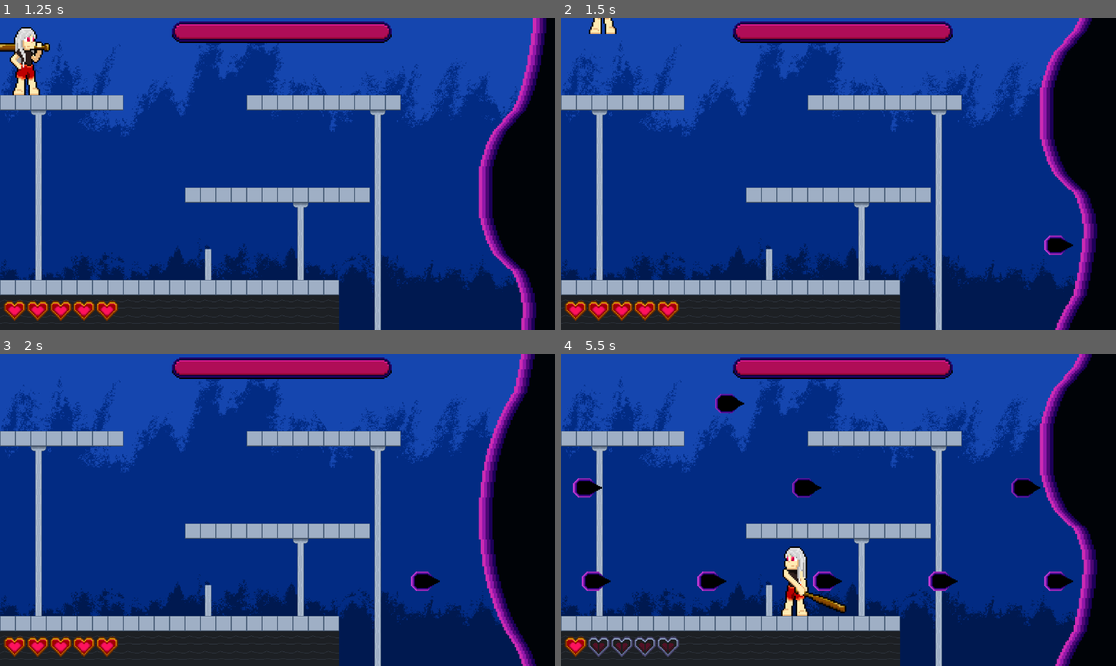
Above: before the commit, frames 1-4 (two rows, left to right).
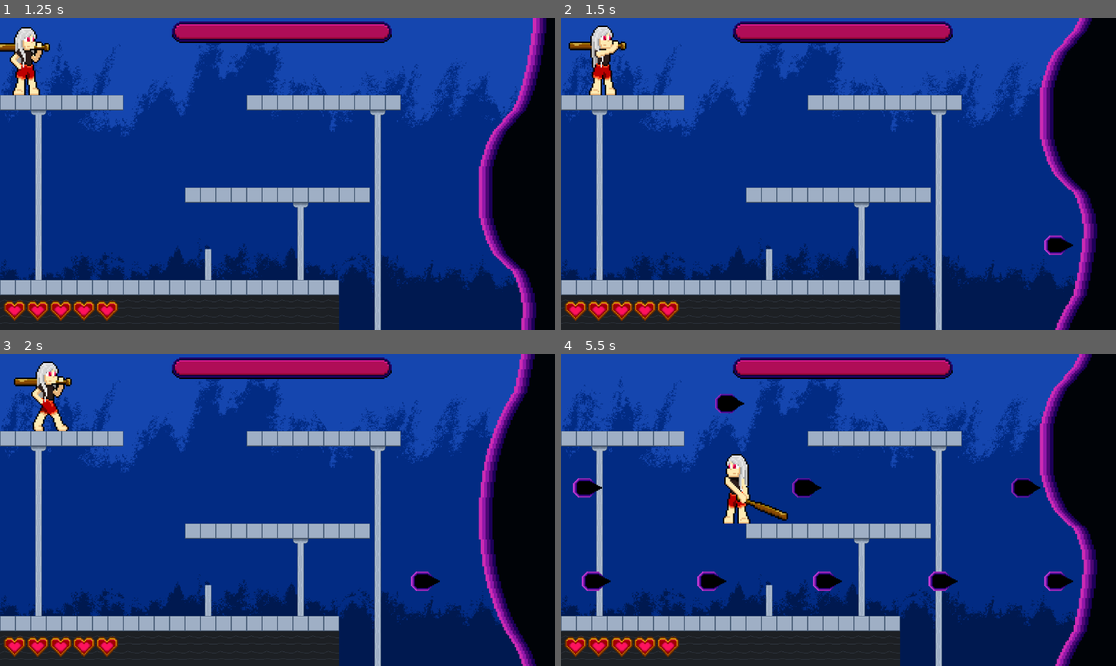
Above: after the commit, the same moments.

Repository: maribrincadeirinhas-max/Zynthera
Game: Godot game, scene res://cenas/menu.tscn
Two runs of this game, one before a commit and one after it. Both use one fixed random seed, a clock stepped at 60 frames per second and the inputs below.
Inputs (mouse positions are in pixels of both pictures, inside the frame that each line leads up to):
- Up to frame 1 (1.25 s): click "Jogar" at 0.5 s
- Up to frame 2 (1.5 s): tap Enter (ui_accept) at 1.25 s; move the mouse to (960, 158) at 1.27 s; hold D (direita) from 1.28 s (still down); tap J (ataque_jogador) at 1.35 s
- Up to frame 3 (2 s): keep holding D (direita); tap W (pulo) at 1.52, 1.82 s; tap Enter (ui_accept) at 1.55 s
- Up to frame 4 (5.5 s): move the mouse to (727, 525) at 2.02 s; tap Enter (ui_accept) at 2.1, 3.8, 4.35 s; tap W (pulo) at 2.27, 2.3, 2.57, 2.85, 3.77, 4.07, 4.52, 4.55, 4.82, 5.27 s; move the mouse to (894, 441) at 2.77 s; release D (direita) at 2.78 s; hold A (esquerda) 2.78-3.53 s; tap J (ataque_jogador) at 3.05, 3.6, 5.1 s; move the mouse to (810, 572) at 3.52 s; hold D (direita) 3.53-5.03 s; move the mouse to (1005, 556) at 4.27 s; move the mouse to (672, 463) at 5.02 s; hold A (esquerda) from 5.03 s (still down)

Frame 1 is identical in both runs. In frame 2, 1.1% of the frame differs, in the area x 1-12%, y 0-25%; in frame 3, 1.1%; in frame 4, 2.8%, in the area x 4-52%, y 32-98%.

Commit message:
Arrumando alguns bugs

Diff:
--- a/cenas/coracoes.tscn
+++ b/cenas/coracoes.tscn
@@ -50,7 +50,7 @@
 "speed": 5.0
 }]
 
-[node name="AnimatedSprite2D" type="AnimatedSprite2D" unique_id=1166553956]
+[node name="AnimatedSprite2D" type="AnimatedSprite2D"]
 texture_filter = 3
 position = Vector2(80, 16)
 sprite_frames = SubResource("SpriteFrames_lhkmy")
--- a/cenas/fase1.tscn
+++ b/cenas/fase1.tscn
@@ -15,20 +15,8 @@
 0:0/0/physics_layer_0/polygon_0/points = PackedVector2Array(15.737637, -15.647709, 15.737637, 15.647711, -15.737639, 15.467852, -15.772224, -15.612907)
 1:0/0 = 0
 1:0/0/physics_layer_0/polygon_0/points = PackedVector2Array(15.737637, -15.647709, 15.737637, 15.647711, -15.737639, 15.467852, -15.772224, -15.612907)
-2:0/0 = 0
-3:0/0 = 0
 0:1/0 = 0
 1:1/0 = 0
-2:1/0 = 0
-3:1/0 = 0
-0:2/0 = 0
-1:2/0 = 0
-2:2/0 = 0
-3:2/0 = 0
-0:3/0 = 0
-1:3/0 = 0
-2:3/0 = 0
-3:3/0 = 0
 
 [sub_resource type="TileSet" id="TileSet_x0mfe"]
 tile_size = Vector2i(32, 32)
@@ -38,34 +26,34 @@
 [sub_resource type="RectangleShape2D" id="RectangleShape2D_32upe"]
 size = Vector2(1215, 60)
 
-[node name="TileMapLayer" type="TileMapLayer" unique_id=1894110592]
+[node name="TileMapLayer" type="TileMapLayer"]
 z_index = 32
 tile_map_data = PackedByteArray("AAAVABIAAQABAAAAAAAUABIAAQABAAAAAAATABIAAQABAAAAAAASABIAAQABAAAAAAAMABEAAQAAAAAAAAALAB …(2752 unchanged characters)…
 tile_set = SubResource("TileSet_x0mfe")
 script = ExtResource("2_32upe")
 
-[node name="Sprite2D" type="Sprite2D" parent="." unique_id=1036384782]
+[node name="Sprite2D" type="Sprite2D" parent="."]
 z_index = -1
 position = Vector2(487.0001, 289)
 scale = Vector2(1.54, 1.3966668)
 texture = ExtResource("3_l5qqy")
 
-[node name="Area2Dzona" type="Area2D" parent="." unique_id=648551034]
+[node name="Area2Dzona" type="Area2D" parent="."]
 
-[node name="Collision" type="CollisionShape2D" parent="Area2Dzona" unique_id=792294444]
+[node name="Collision" type="CollisionShape2D" parent="Area2Dzona"]
 position = Vector2(586, 734)
 shape = SubResource("RectangleShape2D_32upe")
 
-[node name="geleia" parent="." unique_id=432016705 instance=ExtResource("5_32upe")]
+[node name="geleia" parent="." instance=ExtResource("5_32upe")]
 position = Vector2(707.00006, 322)
 
-[node name="vida_player" parent="." unique_id=1166553956 instance=ExtResource("6_l5qqy")]
+[node name="vida_player" parent="." instance=ExtResource("6_l5qqy")]
 position = Vector2(126, 608)
 scale = Vector2(1.5, 1.5)
 
-[node name="jogador" parent="." unique_id=494420206 instance=ExtResource("2_sydfx")]
+[node name="jogador" parent="." instance=ExtResource("2_sydfx")]
 
-[node name="life_boss" parent="." unique_id=1819759494 instance=ExtResource("7_x0mfe")]
+[node name="life_boss" parent="." instance=ExtResource("7_x0mfe")]
 position = Vector2(585, 28.000002)
 scale = Vector2(3, 3)
 
--- a/cenas/personagem.tscn
+++ b/cenas/personagem.tscn
@@ -69,45 +69,43 @@
 radius = 17.216522
 height = 47.284622
 
-[node name="jogador" type="CharacterBody2D" unique_id=494420206]
+[node name="jogador" type="CharacterBody2D"]
 position = Vector2(81, 88)
 scale = Vector2(3, 3)
 collision_mask = 3
 script = ExtResource("1_c6r7t")
 
-[node name="AnimatedSprite2D" type="AnimatedSprite2D" parent="." unique_id=504449200]
+[node name="AnimatedSprite2D" type="AnimatedSprite2D" parent="."]
 texture_filter = 3
 position = Vector2(-9.333333, 0)
 sprite_frames = SubResource("SpriteFrames_3o8vf")
 animation = &"ataque"
 autoplay = "parado"
-frame = 2
-frame_progress = 0.7559894
 
-[node name="CollisionShape2D" type="CollisionShape2D" parent="." unique_id=966670895]
+[node name="CollisionShape2D" type="CollisionShape2D" parent="."]
 shape = SubResource("CapsuleShape2D_tyg5f")
 
-[node name="corpo" type="Area2D" parent="." unique_id=27700695]
+[node name="corpo" type="Area2D" parent="."]
 
-[node name="Collision" type="CollisionShape2D" parent="corpo" unique_id=595239400]
+[node name="Collision" type="CollisionShape2D" parent="corpo"]
 position = Vector2(-1, 0.66666687)
 shape = SubResource("CapsuleShape2D_c6r7t")
 
-[node name="rebater" type="Area2D" parent="." unique_id=1740296873]
+[node name="rebater" type="Area2D" parent="."]
 
-[node name="CollisionShape" type="CollisionShape2D" parent="rebater" unique_id=53597110]
+[node name="CollisionShape" type="CollisionShape2D" parent="rebater"]
 position = Vector2(0.99999976, 0.33333397)
 rotation = 0.8487239
 shape = SubResource("CapsuleShape2D_g4ww8")
 
-[node name="Sons" type="Node" parent="." unique_id=2083271710]
+[node name="Sons" type="Node" parent="."]
 
-[node name="rebate" type="AudioStreamPlayer2D" parent="Sons" unique_id=1874708174]
+[node name="rebate" type="AudioStreamPlayer2D" parent="Sons"]
 position = Vector2(81, 88)
 scale = Vector2(3, 3)
 stream = ExtResource("10_p2ucq")
 
-[node name="somDoTaco" type="AudioStreamPlayer2D" parent="Sons" unique_id=147720356]
+[node name="somDoTaco" type="AudioStreamPlayer2D" parent="Sons"]
 stream = ExtResource("11_g4ww8")
 
 [connection signal="area_entered" from="corpo" to="." method="_on_area_2d_area_entered"]
--- a/project.godot
+++ b/project.godot
@@ -12,7 +12,7 @@
 
 config/name="Zynthera"
 run/main_scene="uid://dcqy05vt1roxf"
-config/features=PackedStringArray("4.6", "GL Compatibility")
+config/features=PackedStringArray("4.5", "GL Compatibility")
 config/icon="res://icon.svg"
 
 [autoload]
@@ -37,11 +37,13 @@
 pulo={
 "deadzone": 0.2,
 "events": [Object(InputEventKey,"resource_local_to_scene":false,"resource_name":"","device":-1,"window_id":0,"alt_press …(192 unchanged characters)…
+, Object(InputEventKey,"resource_local_to_scene":false,"resource_name":"","device":-1,"window_id":0,"alt_pressed":false,"shift_pressed":false,"ctrl_pressed":false,"meta_pressed":false,"pressed":false,"keycode":0,"physical_keycode":32,"key_label":0,"unicode":32,"location":0,"echo":false,"script":null)
 ]
 }
 ataque_jogador={
 "deadzone": 0.2,
 "events": [Object(InputEventKey,"resource_local_to_scene":false,"resource_name":"","device":-1,"window_id":0,"alt_press …(192 unchanged characters)…
+, Object(InputEventMouseButton,"resource_local_to_scene":false,"resource_name":"","device":-1,"window_id":0,"alt_pressed":false,"shift_pressed":false,"ctrl_pressed":false,"meta_pressed":false,"button_mask":1,"position":Vector2(163, 12),"global_position":Vector2(170, 49),"factor":1.0,"button_index":1,"canceled":false,"pressed":true,"double_click":false,"script":null)
 ]
 }
 
--- a/scripts/personagem.gd
+++ b/scripts/personagem.gd
@@ -1,23 +1,25 @@
 extends CharacterBody2D
 
 const SPEED = 300.0
-const JUMP_VELOCITY = -620.0
+const JUMP_VELOCITY = -920.0
 @onready var anim = $AnimatedSprite2D
 @onready var zona_morte = $"../Area2D"
 @onready var fase1 = $".."
 var atacando = false
 @onready var somRebater : AudioStreamPlayer2D = $Sons/rebate
 @onready var somDoTaco : AudioStreamPlayer2D = $Sons/somDoTaco
+var pulando : bool = false
 
 func _physics_process(delta: float) -> void:
 
 	if not atacando:
 		if not is_on_floor():
-			velocity += get_gravity() * delta
+			velocity += get_gravity() * delta * 2.0
+		else:
+			pulando = false
 
 		if Input.is_action_just_pressed("pulo") and is_on_floor():
-			velocity.y = JUMP_VELOCITY
-		if Input.is_action_just_pressed("ui_accept") and is_on_floor():
+			pulando = true
 			velocity.y = JUMP_VELOCITY
 
 		var direction := Input.get_axis("esquerda", "direita")
@@ -33,7 +35,7 @@
 			velocity.x = move_toward(velocity.x, 0, SPEED)
 			anim.play("parado")
 
-	if Input.is_action_just_pressed("ataque_jogador"):
+	if Input.is_action_just_pressed("ataque_jogador") and not pulando:
 		ataque()
 		som_Do_Taco()
 		velocity.x = move_toward(velocity.x, 0, SPEED)
Not shown: 1 places in cenas/coracoes.tscn that only renumber resources
Not shown: 1 places in cenas/fase1.tscn that only renumber resources
Not shown: 1 places in cenas/personagem.tscn that only renumber resources
